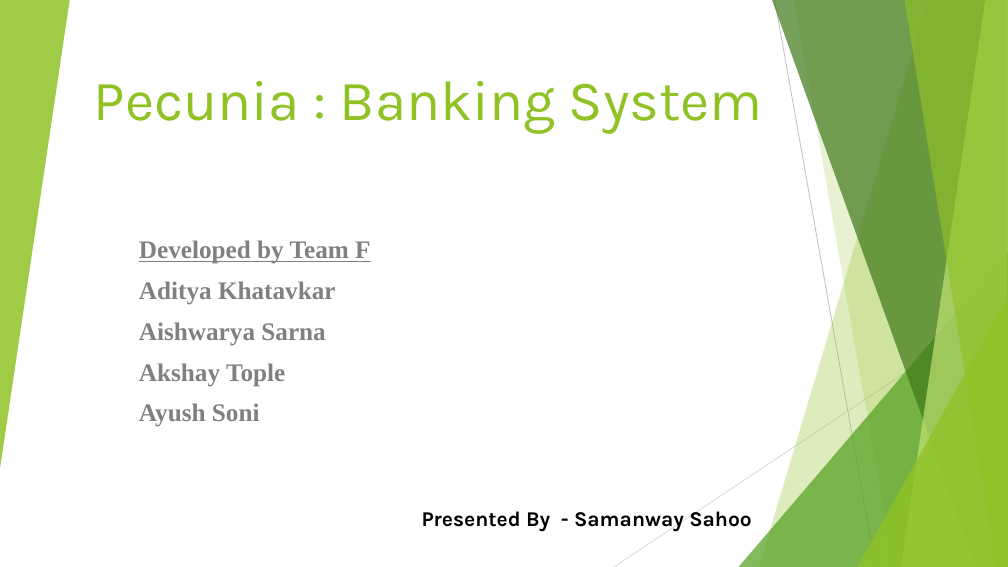
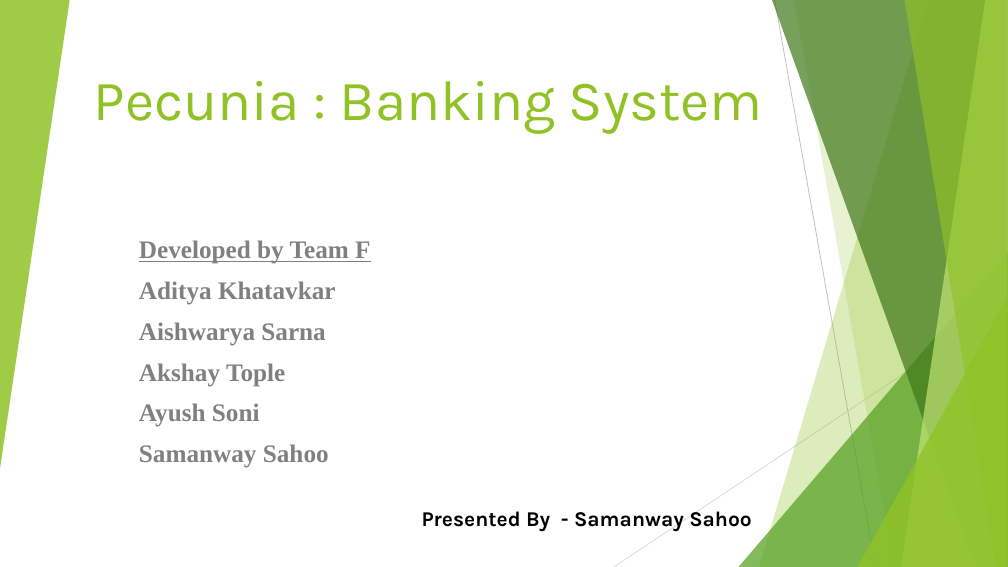
Before and after one commit to SamanwayCapg/Pecunia_codes, a slide deck: slide 1 of Presentation Samanway.pptx. Drawn at 1008x567 pixels with LibreOffice and Linux fonts; fonts in the diff are those of the drawing. Boxes give left, top, right and bottom in pixels: in the first picture for what was removed or moved away, otherwise in the second. Text is boxed around its words. In the diff, an @@ line names an element or a change of style, - is before the commit and + after.

```diff
--- a/Presentation Samanway.pptx
+++ b/Presentation Samanway.pptx
@@ subtitle at (139,444,329,468): paragraph added @@
+Samanway Sahoo
```
